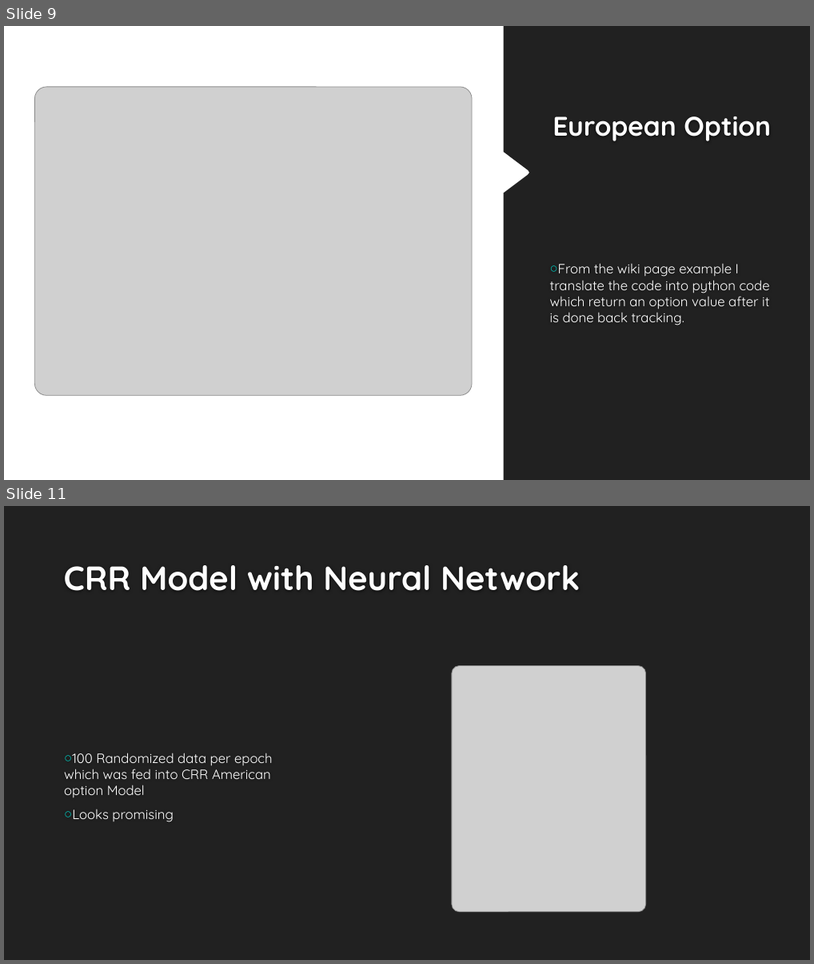
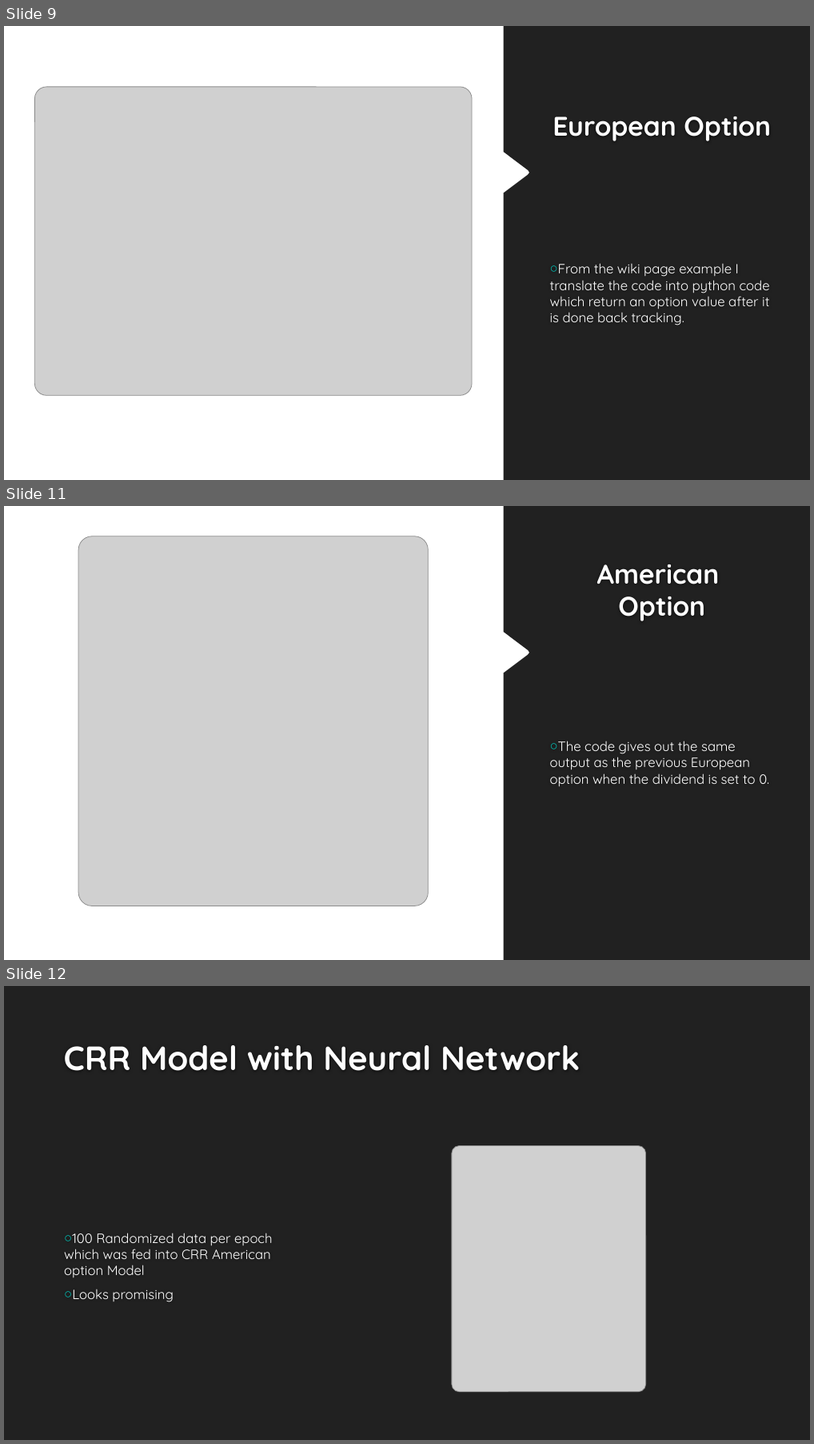
Before and after one commit to songqsh/MQP2019, a slide deck: Pavee/Midterm Progress Report.pptx. Shown one above the other, each under a label of ours: slides 9 and 11 before the commit, slides 9, 11 and 12 after it; the slides between them are not shown. The pictures are 814x964 and 814x1444 pixels, drawn with LibreOffice and Linux fonts; fonts in the diff are those of the drawing; grey boxes stand for pictures; background and template pictures are left out. Boxes give left, top, right and bottom in pixels: in the first picture for what was removed or moved away, otherwise in the second. Text is boxed around its words. In the diff, an @@ line names an element or a change of style, - is before the commit and + after.

```diff
--- a/Pavee/Midterm Progress Report.pptx
+++ b/Pavee/Midterm Progress Report.pptx
@@ slide 11 added at (4, 506, 810, 960), background #FFFFFF @@
@@ freeform shape added at (504, 506, 810, 960), fill #212121 @@
@@ picture added at (78, 536, 428, 906) @@
@@ title added at (598, 564, 720, 621), 32 pt, text #FFFFFF, bold @@
+American Option
@@ text added at (550, 740, 770, 787), 16 pt, text #FFFFFF @@
+○ The code gives out the same output as the previous European option when the dividend is set to 0.
@@ what was slide 11 is now slide 12 @@
```
Also in this commit, not shown: 2 slides changed, 1 other slide added.
